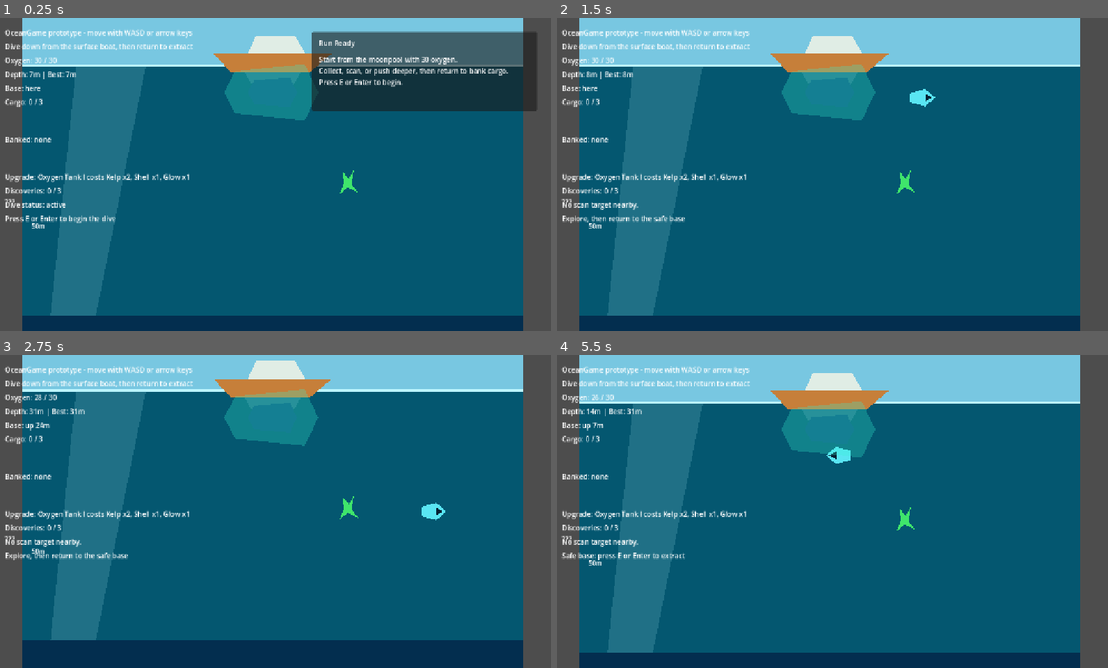
Above: before the commit, frames 1-4 (two rows, left to right).
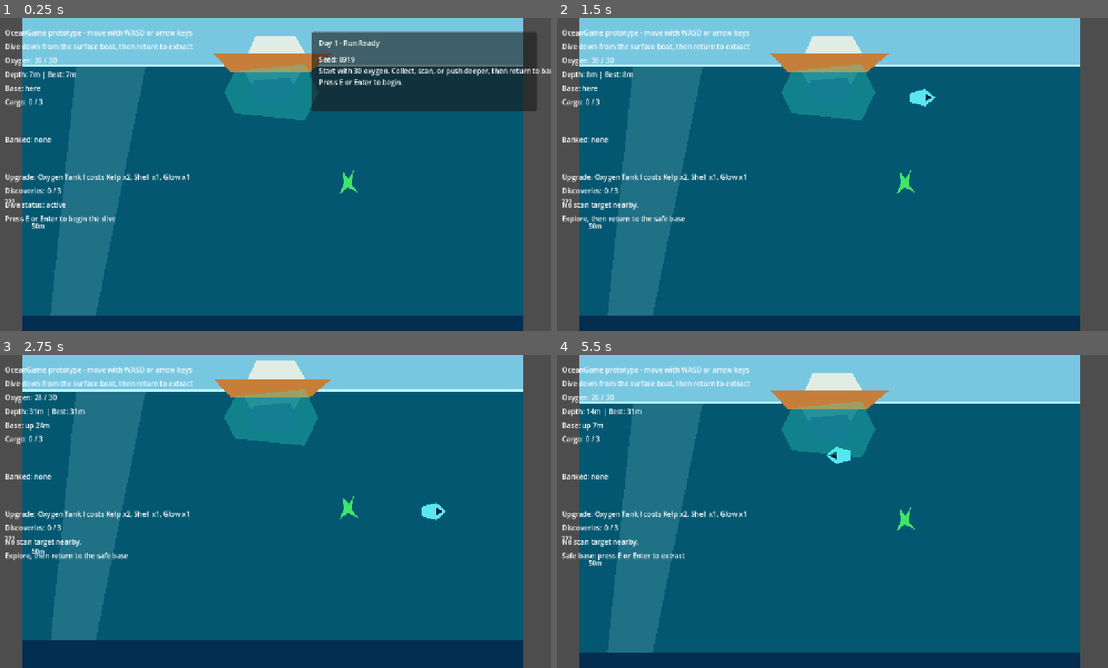
Above: after the commit, the same moments.

Repository: joeypshell/OceanGame
Game: Godot game, scene res://scenes/Main.tscn
The game is run twice, just before and just after one commit, with the same random seed, the same clock (stepped at 60 frames per second) and the same inputs.
Inputs:
- Up to frame 1 (0.25 s): no input
- Up to frame 2 (1.5 s): tap E (interact) at 0.5, 1.35 s; hold D (move_right) 0.53-1.28 s; tap F (scan) at 0.6 s; hold S (move_down) from 1.28 s (still down)
- Up to frame 3 (2.75 s): tap F (scan) at 1.55, 2.1 s; release S (move_down) at 2.03 s; hold D (move_right) from 2.03 s (still down)
- Up to frame 4 (5.5 s): release D (move_right) at 2.78 s; hold W (move_up) 2.78-3.53 s; tap F (scan) at 2.85, 3.8, 4.35, 5.1 s; hold A (move_left) 3.53-5.03 s; tap E (interact) at 3.6 s; hold S (move_down) from 5.03 s (still down)

The runs differ from the first frame. In frame 1, 1.0% of the frame differs, in the area x 57-100%, y 7-19%; in frame 2, nothing differs; in frame 3, less than 0.1%; in frame 4, less than 0.1%.

Commit message:
Resolve #19 add run seed state

Diff:
--- a/scripts/main.gd
+++ b/scripts/main.gd
@@ -52,7 +52,7 @@
 		pickup.collected.connect(_on_resource_pickup_collected)
 	for predator in get_tree().get_nodes_in_group("predators"):
 		predator.contacted.connect(_on_predator_contacted)
-	dive_session.reset(max_oxygen)
+	_prepare_next_run()
 	_update_hud()
 
 func _process(delta: float) -> void:
@@ -108,7 +108,7 @@
 	_update_hud()
 
 func _restart_dive() -> void:
-	dive_session.reset(_current_max_oxygen())
+	_prepare_next_run()
 	player.global_position = start_position
 	player.velocity = Vector2.ZERO
 	player_in_base = true
@@ -116,6 +116,10 @@
 	_reset_resource_pickups()
 	status_label.text = "Dive ready"
 	_update_hud()
+
+func _prepare_next_run() -> void:
+	progression_state.advance_run()
+	dive_session.reset(_current_max_oxygen())
 
 func _on_base_zone_body_entered(body: Node2D) -> void:
 	if body == player:
@@ -287,16 +291,19 @@
 func _update_run_panel() -> void:
 	if dive_session.result == DiveSessionScript.Result.READY:
 		run_panel.visible = true
-		run_title_label.text = "Run Ready"
-		run_summary_label.text = "Start from the moonpool with %d oxygen.\nCollect, scan, or push deeper, then return to bank cargo.\nPress E or Enter to begin." % ceili(dive_session.max_oxygen)
+		run_title_label.text = "Day %d - Run Ready" % progression_state.current_run_number
+		run_summary_label.text = "Seed: %d\nStart with %d oxygen. Collect, scan, or push deeper, then return to bank cargo.\nPress E or Enter to begin." % [
+			progression_state.current_run_seed,
+			ceili(dive_session.max_oxygen)
+		]
 	elif dive_session.result == DiveSessionScript.Result.EXTRACTED:
 		run_panel.visible = true
-		run_title_label.text = "Run Result: Extraction"
-		run_summary_label.text = last_result_summary
+		run_title_label.text = "Day %d Result: Extraction" % progression_state.current_run_number
+		run_summary_label.text = "Seed: %d\n%s" % [progression_state.current_run_seed, last_result_summary]
 	elif dive_session.result == DiveSessionScript.Result.FAILED:
 		run_panel.visible = true
-		run_title_label.text = "Run Result: Failure"
-		run_summary_label.text = last_result_summary
+		run_title_label.text = "Day %d Result: Failure" % progression_state.current_run_number
+		run_summary_label.text = "Seed: %d\n%s" % [progression_state.current_run_seed, last_result_summary]
 	else:
 		run_panel.visible = false
 
--- a/scripts/progression_state.gd
+++ b/scripts/progression_state.gd
@@ -5,6 +5,12 @@
 var purchased_upgrades: Dictionary = {}
 var scan_discoveries: Dictionary = {}
 var best_depth_reached := 0.0
+var current_run_number := 0
+var current_run_seed := 0
+
+func advance_run() -> void:
+	current_run_number += 1
+	current_run_seed = 1000 + current_run_number * 7919
 
 func bank_cargo(cargo: Array[String]) -> void:
 	for resource_id in cargo:
Not shown, changed: docs/current/GAMEPLAY.md
Not shown, changed: docs/current/ROADMAP.md
